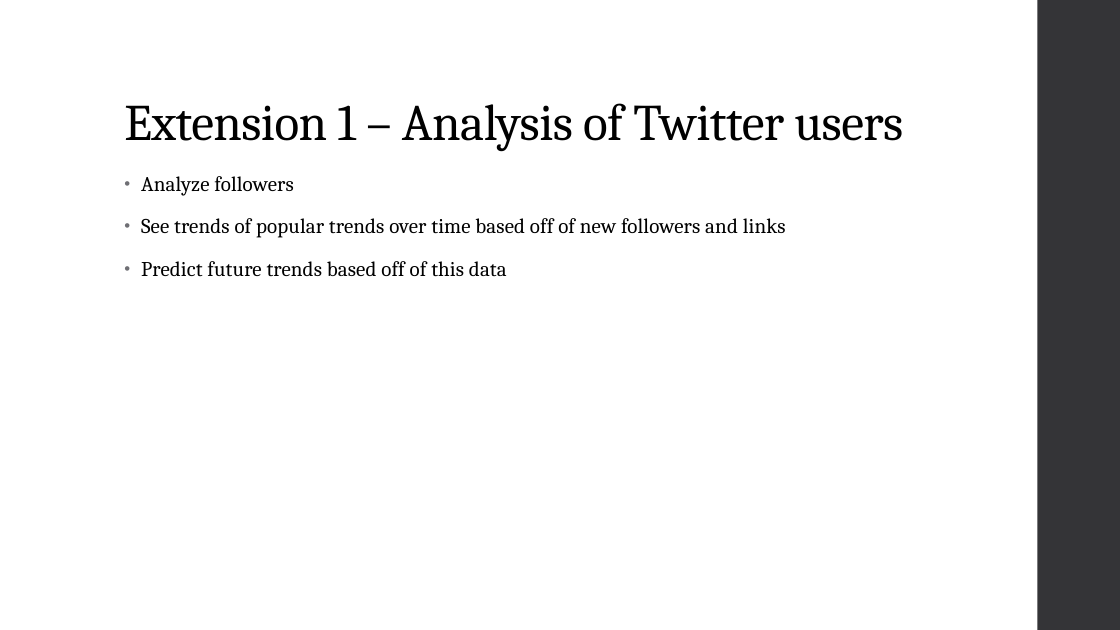
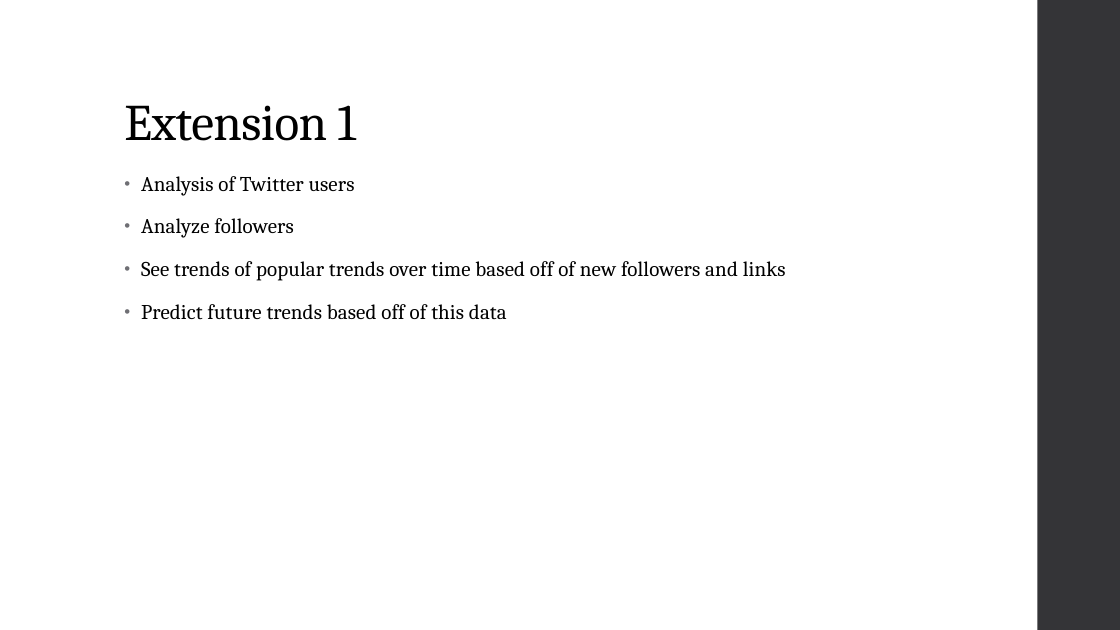
Before and after one commit to JefreyHildebrandt/UCF-Schoolwork, a slide deck: slide 20 of CAP6675 - Complex Adaptive Systems/EmergenceOfScalingPresentation/PresentationDraft2.pptx (slide 23 before the commit). Drawn at 1120x630 pixels with LibreOffice and Linux fonts; fonts in the diff are those of the drawing. Boxes give left, top, right and bottom in pixels: in the first picture for what was removed or moved away, otherwise in the second. Text is boxed around its words. In the diff, an @@ line names an element or a change of style, - is before the commit and + after.

```diff
--- a/CAP6675 - Complex Adaptive Systems/EmergenceOfScalingPresentation/PresentationDraft2.pptx
+++ b/CAP6675 - Complex Adaptive Systems/EmergenceOfScalingPresentation/PresentationDraft2.pptx
@@ title at box(124, 105, 356, 141): text changed @@
-Extension 1 – Analysis of Twitter users
+Extension 1
@@ text at box(141, 176, 355, 196): paragraph added @@
+• Analysis of Twitter users
```
Also in this commit, not shown: 11 other slides changed, 3 slides added, 5 slides removed, 1 other file.
